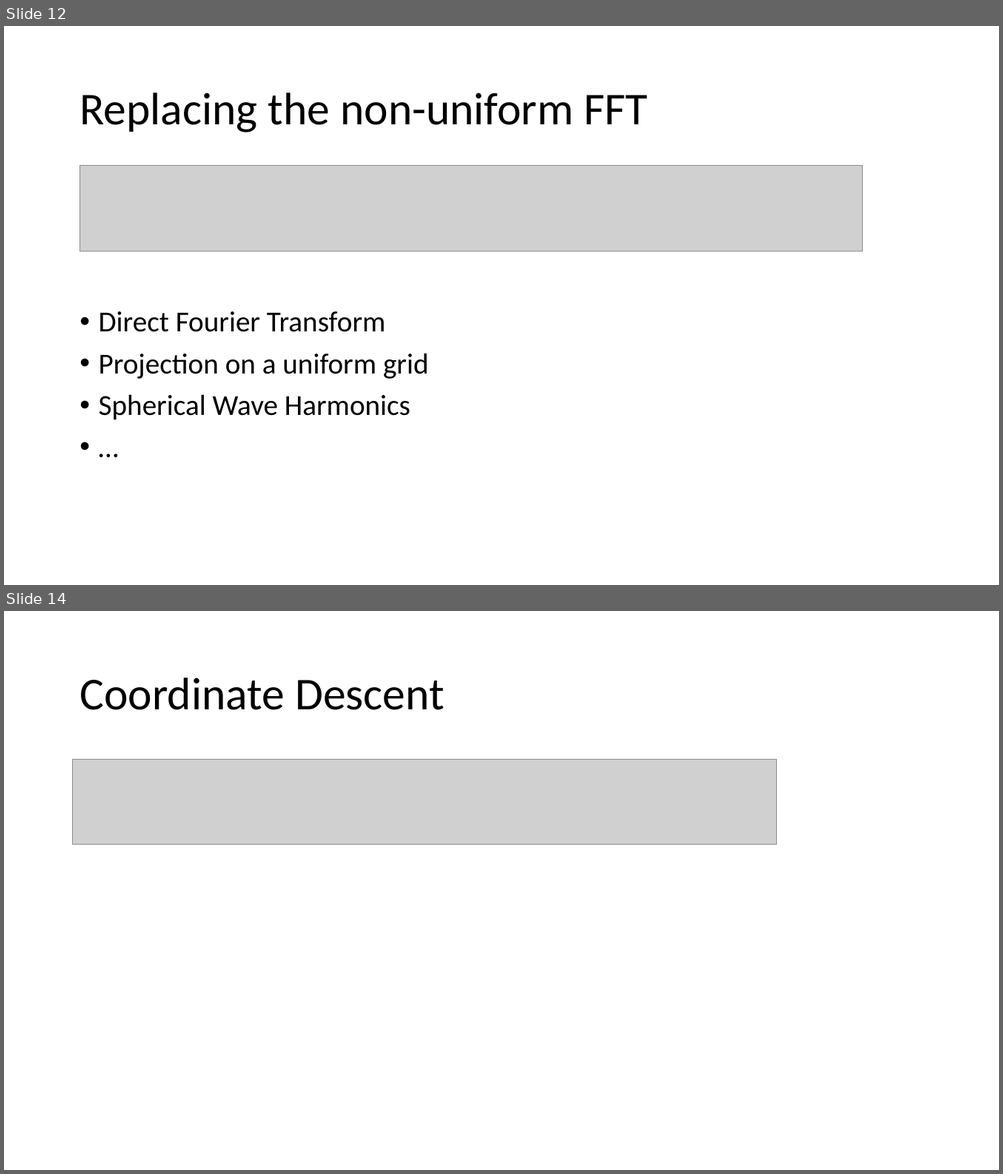
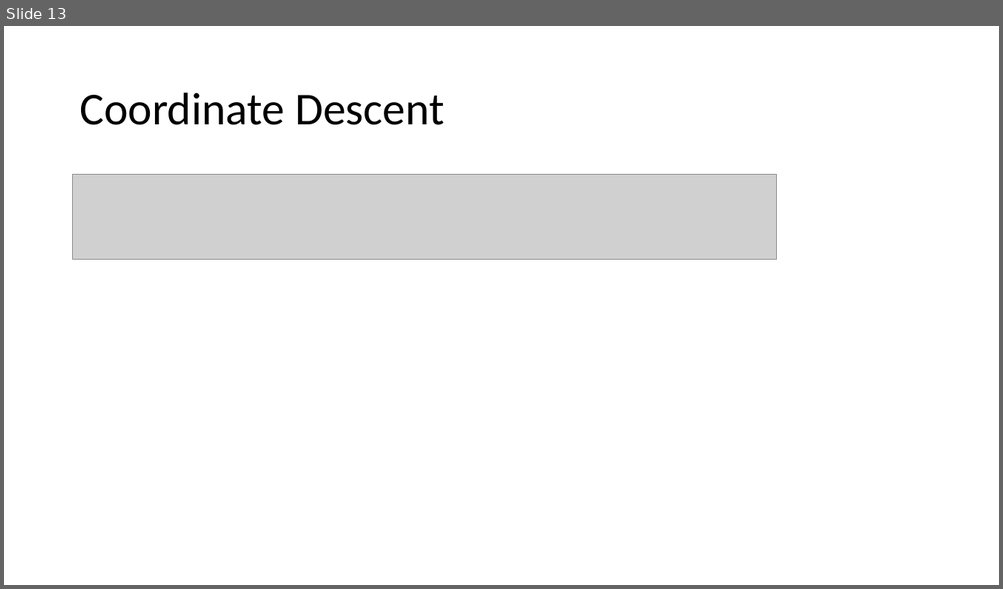
Before and after one commit to lord-blueberry/p8-doc, a slide deck: pp8.pptx. Shown one above the other, each under a label of ours: slides 12 and 14 before the commit, slide 13 after it; the slides between them are not shown. The pictures are 1003x1174 and 1003x589 pixels, drawn with LibreOffice and Linux fonts; fonts in the diff are those of the drawing; grey boxes stand for pictures. Boxes give left, top, right and bottom in pixels: in the first picture for what was removed or moved away, otherwise in the second. Text is boxed around its words. In the diff, an @@ line names an element or a change of style, - is before the commit and + after.

```diff
--- a/pp8.pptx
+++ b/pp8.pptx
@@ slide 12 removed at (4, 26, 999, 585), background #FFFFFF @@
@@ title removed at (79, 93, 648, 133) @@
-Replacing the non-uniform FFT
@@ picture removed at (80, 166, 862, 251) @@
@@ rectangle removed at (461, 166, 503, 233) @@
@@ text removed at (99, 312, 429, 420) @@
-• Direct Fourier Transform
-• Projection on a uniform grid
-• Spherical Wave Harmonics
-• …
@@ what was slide 14 is now slide 13 @@
```
Also in this commit, not shown: 3 slides changed.
